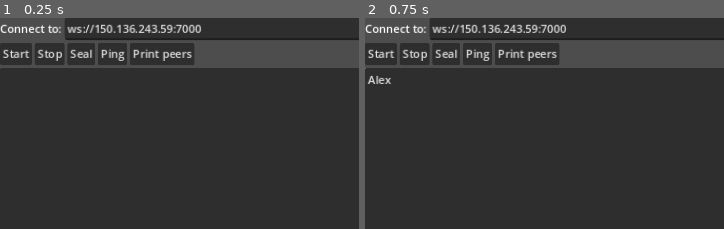
Above: before the commit, frames 1-2 (left to right).
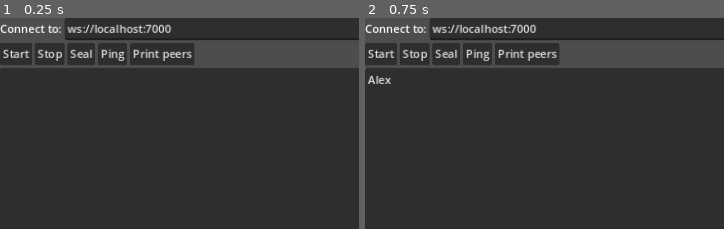
Above: after the commit, the same moments.

Repository: daoqingao/godotRTC
Game: Godot game, scene res://connection/scene/ClientConnect.tscn
The game is run twice, just before and just after one commit, with the same random seed, the same clock (stepped at 60 frames per second) and the same inputs.
Inputs (mouse positions are % of the whole screen's width and height, from its top left):
- Up to frame 1 (0.25 s): no input
- Up to frame 2 (0.75 s): click (49, 55) at 0.52 s; type "Alex" at 0.6 s
The pictures show only the part of the screen within x 0-50%, y 0-50%; the shares and areas given below are measured in that part.

The runs differ from the first frame. In frame 1, 0.8% of the frame differs, in the area x 26-56%, y 2-8%; in frame 2, 0.8%.

Commit message:
scissors added

Diff:
--- a/cardGame/CardGame_RPS/CardGame_RPS.gd
+++ b/cardGame/CardGame_RPS/CardGame_RPS.gd
@@ -81,8 +81,8 @@
 	RPSRPCData.clientId = playerList.filter(func(p): return p!=1)[0]
 	seed(propagatedData.pregeneratedSeed)
 	for i in RPSRPCData.maxTurns:
-		RPSRPCData.cardRandType[playerTypes.HOST].push_back(cardRandNumToType[randi()%2]) #can be 1 2 3 but they should be both be in sync... I hope
-		RPSRPCData.cardRandType[playerTypes.CLIENT].push_back(cardRandNumToType[randi()%2])
+		RPSRPCData.cardRandType[playerTypes.HOST].push_back(cardRandNumToType[randi()%3]) #can be 1 2 3 but they should be both be in sync... I hope
+		RPSRPCData.cardRandType[playerTypes.CLIENT].push_back(cardRandNumToType[randi()%3])
 	print("are these 2 data in sync please", RPSRPCData)
 	startGame()
 
--- a/connection/ClientUIManager.gd
+++ b/connection/ClientUIManager.gd
@@ -8,18 +8,14 @@
 
 var finalizedPeerPlayers={}
 func _ready():
-	#if(OS.get_name()=="Android"):
-		#host.text = "ws://150.136.243.59:7000"
-	#if(OS.get_name()=="Windows"):
-		#host.text = "ws://localhost:7000"
-	print(OS.get_name())
-	#signalingServer
+	if(OS.is_debug_build()):
+		print("starting in debug/dev mode, connecting to localhost signal server")
+		host.text = "ws://localhost:7000"
+	else:
+		host.text = "ws://150.136.243.59:7000"
+		room.text = ""
+
 	client.log.connect(self._log)
-	#all of these 4 signals are just logs. bruh
-	# client.lobby_joined.connect(self._lobby_joined)
-	# client.lobby_sealed.connect(self._lobby_sealed)
-	# client.connected.connect(self._connected)
-	# client.disconnected.connect(self._disconnected)
 
 	#rtc
 	multiplayer.connected_to_server.connect(self.peerAsClientConnectedPeerAsServer)
--- a/connection/scene/ClientConnect.tscn
+++ b/connection/scene/ClientConnect.tscn
@@ -1,7 +1,7 @@
 [gd_scene load_steps=3 format=3 uid="uid://cpwp4xx6mv5p"]
 
 [ext_resource type="Script" path="res://connection/ClientUIManager.gd" id="1_wfphk"]
-[ext_resource type="Script" path="res://connection/wsToSignalingClient.gd" id="2_3bvx8"]
+[ext_resource type="Script" path="res://connection/SignalAndRTCServer.gd" id="2_3bvx8"]
 
 [node name="ClientUIManager" type="Control"]
 layout_mode = 3
--- a/singleton/SignalingServer.gd
+++ b/singleton/SignalingServer.gd
@@ -16,14 +16,14 @@
 var devSignalingPort = 7000
 var lobbiesCreated = 0
 func _ready():
-	#return #lets not use local for now. we are only using the one on OPC
-	if (OS.get_name()=="Android"):
-		return #dont start a server if you are on android.
-	if  "--server" in OS.get_cmdline_args():
-		self.listen(devSignalingPort)
-	else: #this is onyl for debug reasons
-		self.listen(devSignalingPort)
-
+	#we can just make the server always start. it really doesnt matter, all matters is where you connect to
+	self.listen(devSignalingPort)
+	#if (OS.get_name()=="Android"):
+		#return #dont start a server if you are on android.
+	#if  "--server" in OS.get_cmdline_args():
+		#self.listen(devSignalingPort)
+	#else: #this is onyl for debug reasons
+		#self.listen(devSignalingPort)
 class Peer extends RefCounted:
 	var id = -1
 	var lobby = ""
@@ -114,7 +114,7 @@
 
 
 func listen(port):
-	print("server starting listeningL: ", port)
+	print("[Local Server] server starting listening: ", port)
 	stop()
 	rand.seed = Time.get_unix_time_from_system()
 	tcp_server.listen(port)
Renamed: connection/wsToSignalingClient.gd -> connection/SignalAndRTCServer.gd
